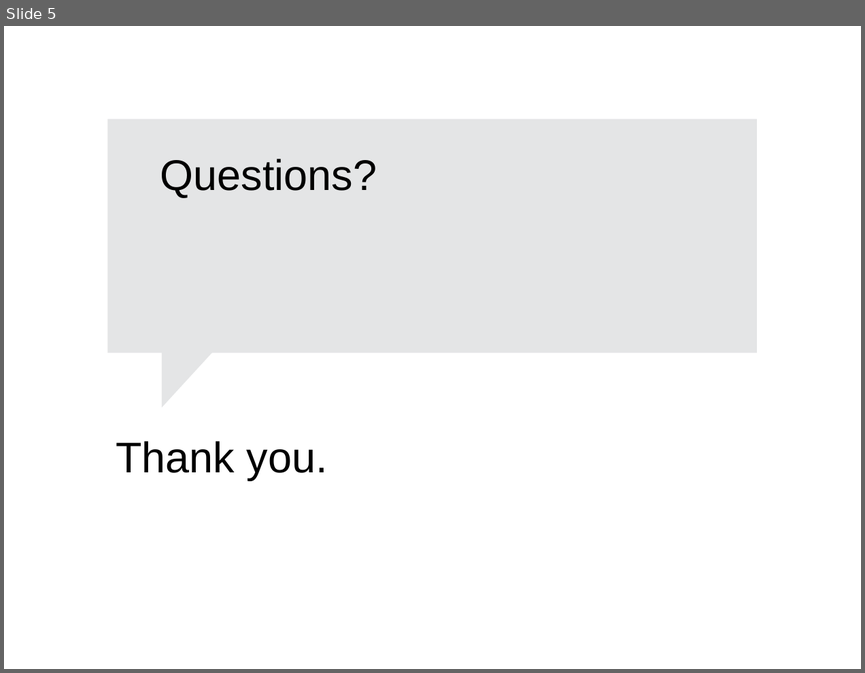
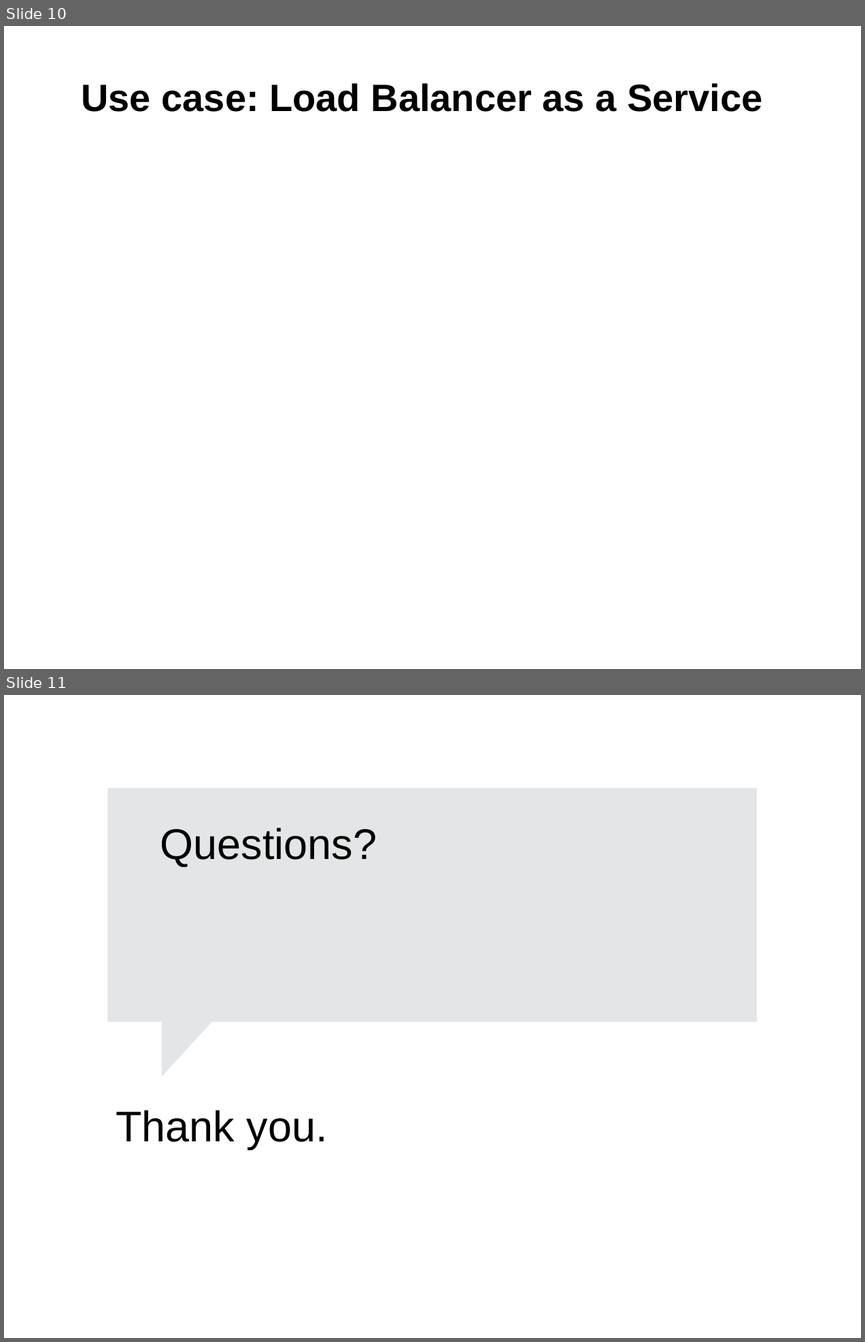
Before and after one commit to sayalilunkad/openstack-barcelona, a slide deck: hiding-in-the-clouds_secret-management-with-openstack-barbican/presentation.odp. Shown one above the other, each under a label of ours: slide 5 before the commit, slides 10 and 11 after it. The pictures are 865x673 and 865x1342 pixels, drawn with LibreOffice and Linux fonts; fonts in the diff are those of the drawing; background and template pictures are left out. Boxes give left, top, right and bottom in pixels: in the first picture for what was removed or moved away, otherwise in the second. Text is boxed around its words. In the diff, an @@ line names an element or a change of style, - is before the commit and + after.

```diff
--- a/hiding-in-the-clouds_secret-management-with-openstack-barbican/presentation.odp
+++ b/hiding-in-the-clouds_secret-management-with-openstack-barbican/presentation.odp
@@ slide 10 added at [4,26,861,669], background #FFFFFF; not listed: 1 template element that a slide beside it also shows @@
@@ title added at [81,83,762,112], 32 pt, text #000000, bold @@
+Use case: Load Balancer as a Service
@@ what was slide 5 is now slide 11 @@
```
Also in this commit, not shown: 1 slide changed, 7 other slides added, 2 slides removed.
